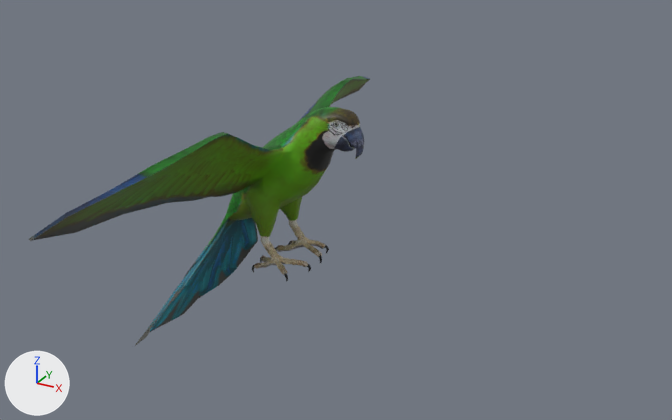
An edit to the FBX model assets/models/Guacamaya/source/guacamaya.fbx, drawn before and after from the same camera.
Before and after are seen from a 50 mm lens placed at (9.7, -58.7, 32.8), pointed at (-21.4, -2.1, 4.4). Every picture has the same lights, and +X, +Y and +Z are marked at lower left. The older version comes first. Where no turn or scale is listed for an object, it has been applied to the vertices. Vertices at exactly the same position are counted once.

Names of what the first picture shows: 'Parrot_2.002'.
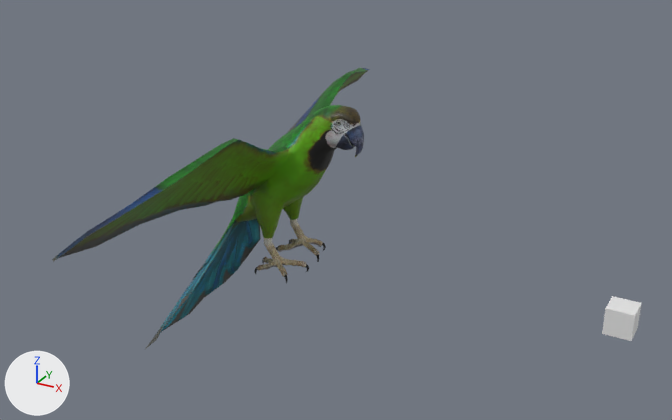
Commit message: Rotacion x4

Where the newer file only moved an object's origin or applied its transform, the numbers keep the older frame.

The change, as JSON lines over the scene's bpy script:
```json
{"op": "add", "block": "mat_material", "code": ["mat_material = principled_material('Material')", "mat_material.base_color = (0.8, 0.8, 0.8)  # white #e7e7e7"]}
{"block": "me_mesh_002", "where": "# used by ob_parrot_2_002; location = (-24.98, -3.28, 0.0)"}
{"op": "remove", "block": "me_mesh_002", "code": "me_mesh_002.from_pydata(...)  # 1159 vertices, 2170 faces; spans x -14.5..6.4, y -20.4..21.1, z -10.7..12.8"}
{"op": "add", "block": "me_mesh_002", "code": "me_mesh_002.from_pydata(...)  # 1159 vertices, 2170 faces; spans x -14.5..6.6, y -20.4..21.7, z -11.4..13.1"}
{"block": "me_mesh_002", "change": "me_mesh_002 part 1: the whole mesh is multiplied about the mesh origin by the matrix ((0.96, -0.049, 0.052), (-0.077, 1.014, -0.01), (0.042, 0.042, 1.011))"}
{"op": "add", "block": "me_cube", "code": ["me_cube = bpy.data.meshes.new('Cube')", "me_cube.from_pydata(...)  # a box spanning x -1.0..1.0, y -1.0..1.0, z -1.0..1.0", "me_cube.materials.append(mat_material)  # white #e7e7e7"]}
{"op": "add", "block": "ob_cube", "code": ["ob_cube = bpy.data.objects.new('Cube', me_cube)", "ob_cube.location = (0.0, 0.0, 0.0)"]}
```

Boxes (x1, y1, x2, y2) around the edits, measured in the pictures (672 x 420 px):
```json
{"object": "Parrot_2.002", "change": "reshaped", "before": [29, 76, 370, 346], "after": [52, 68, 370, 349], "on screen": "7% narrower"}
{"object": "Cube", "change": "added", "after": [602, 296, 641, 341]}
```
